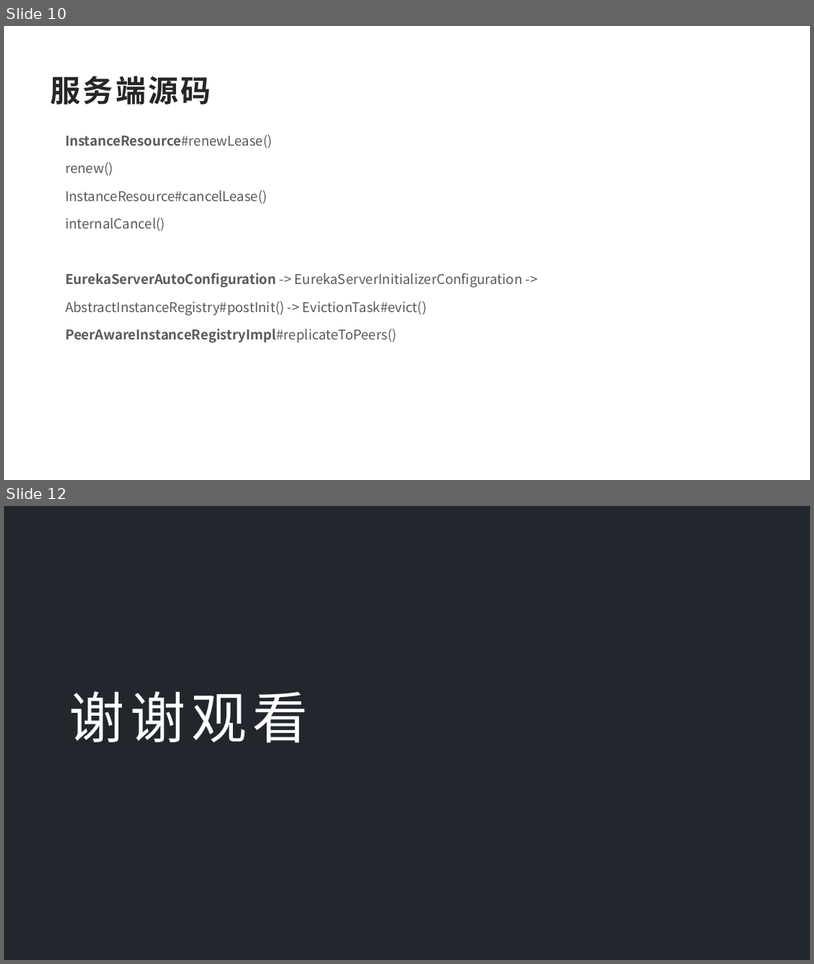
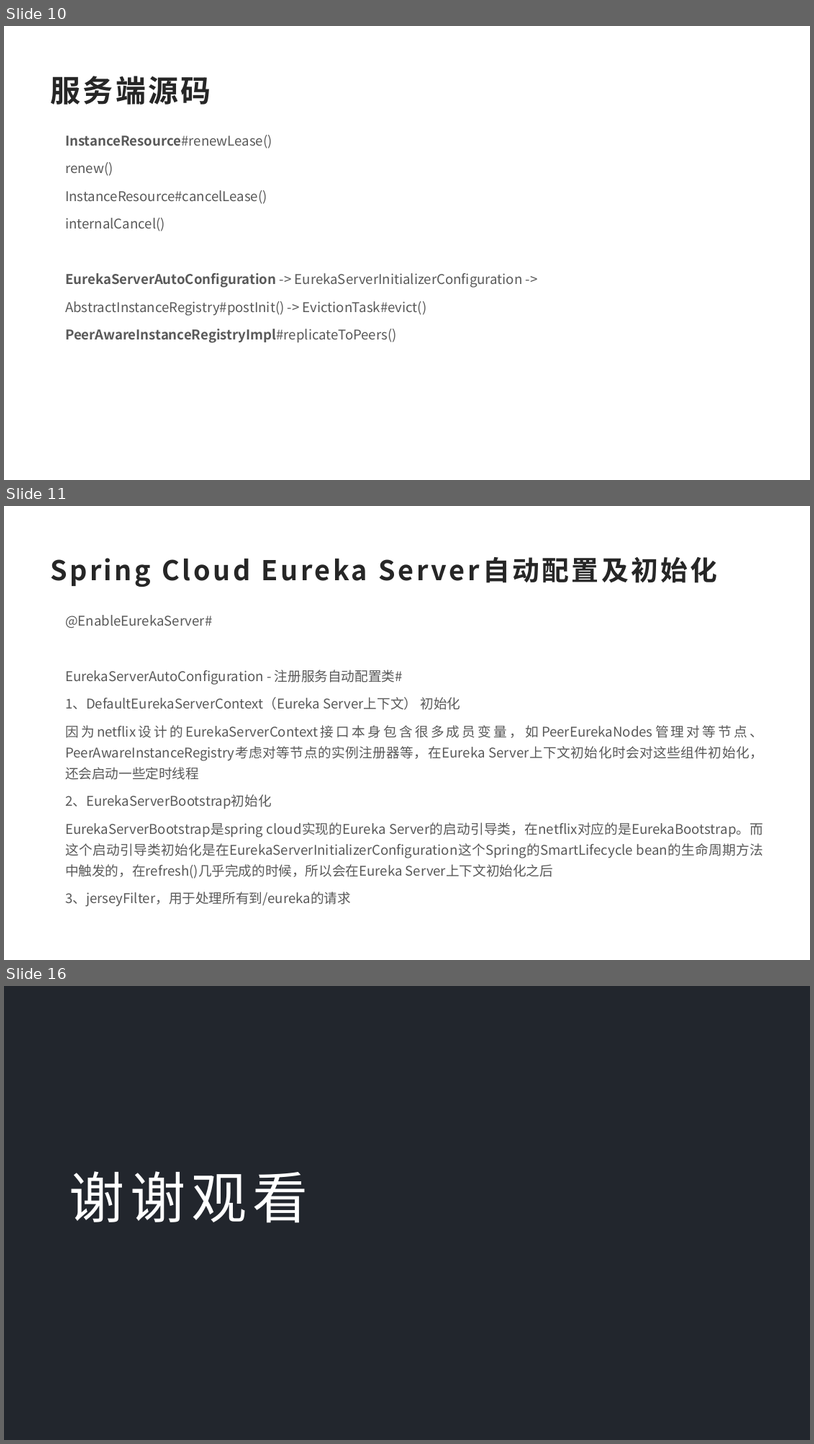
Before and after one commit to dylan7168/springcloud, a slide deck: document/SpringCloud融会贯通/01-Eureka源码解析.pptx. Shown one above the other, each under a label of ours: slides 10 and 12 before the commit, slides 10, 11 and 16 after it; the slides between them are not shown. The pictures are 814x964 and 814x1444 pixels, drawn with LibreOffice and Linux fonts; fonts in the diff are those of the drawing; background and template pictures are left out. Boxes give left, top, right and bottom in pixels: in the first picture for what was removed or moved away, otherwise in the second. Text is boxed around its words. In the diff, an @@ line names an element or a change of style, - is before the commit and + after.

```diff
--- a/document/SpringCloud融会贯通/01-Eureka源码解析.pptx
+++ b/document/SpringCloud融会贯通/01-Eureka源码解析.pptx
@@ slide 11 added at box(4, 506, 810, 960), background #FFFFFF @@
@@ text added at box(50, 558, 368, 587), 32.4 pt, text #262626, bold @@
+Spring Cloud Eureka Server自动配置及初始化
@@ text added at box(65, 615, 764, 906), 16 pt, text #595959 @@
+@EnableEurekaServer#
+EurekaServerAutoConfiguration - 注册服务自动配置类#
+1、DefaultEurekaServerContext（Eureka Server上下文） 初始化
+因为netflix设计的EurekaServerContext接口本身包含很多成员变量，如PeerEurekaNodes管理对等节点、PeerAwareInstanceRegistry考虑对等节点的实例注册器等，在Eureka Server上下文初始化时会对这些组件初始化，还会启动一些定时线程
+2、EurekaServerBootstrap初始化
+EurekaServerBootstrap是spring cloud实现的Eureka Server的启动引导类，在netflix对应的是EurekaBootstrap。而这个启动引导类初始化是在EurekaServerInitializerConfiguration这个Spring的SmartLifecycle bean的生命周期方法中触发的，在refresh()几乎完成的时候，所以会在Eureka Server上下文初始化之后
+3、jerseyFilter，用于处理所有到/eureka的请求
@@ what was slide 12 is now slide 16 @@
```
Also in this commit, not shown: 1 slide changed, 3 other slides added.
